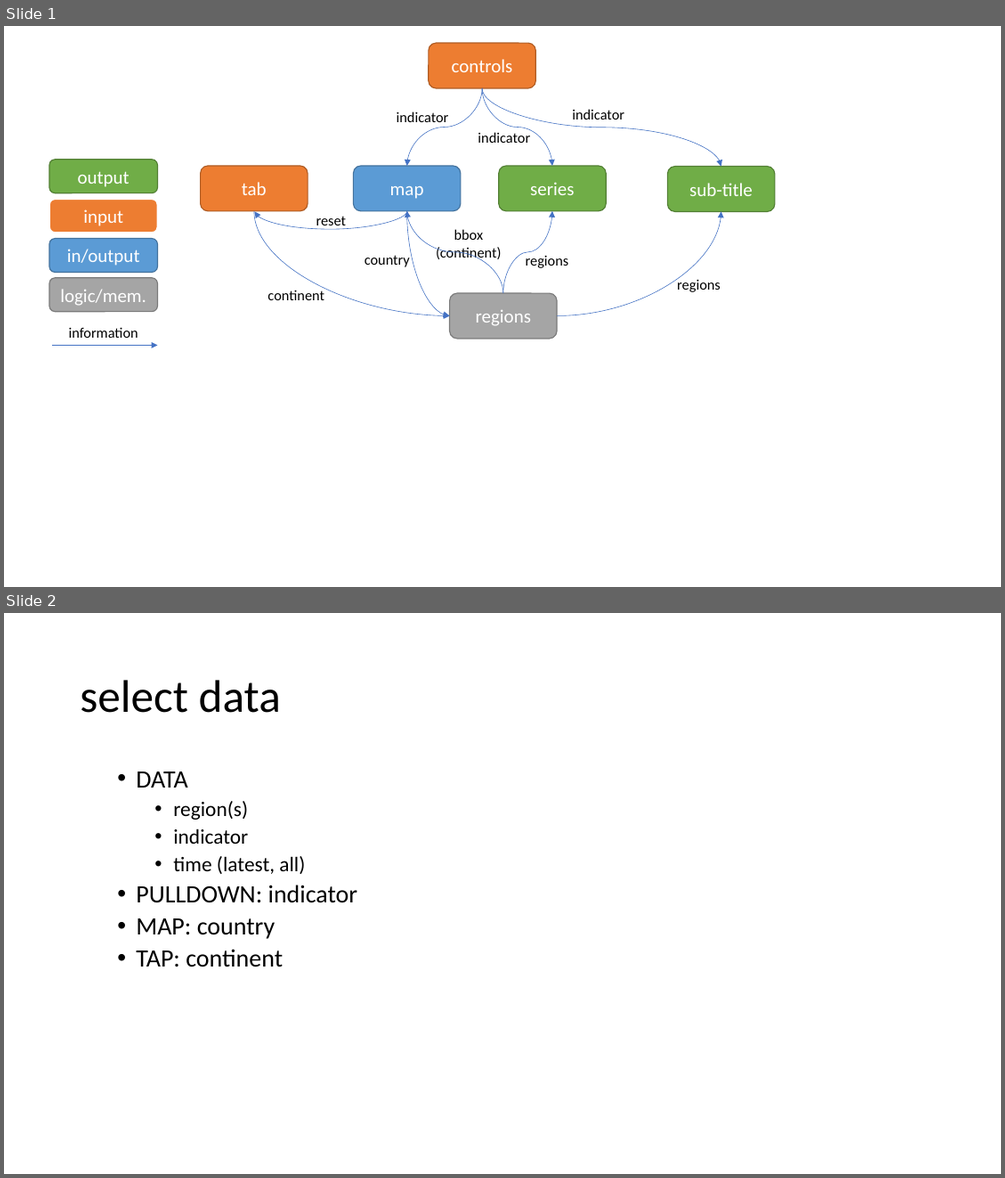
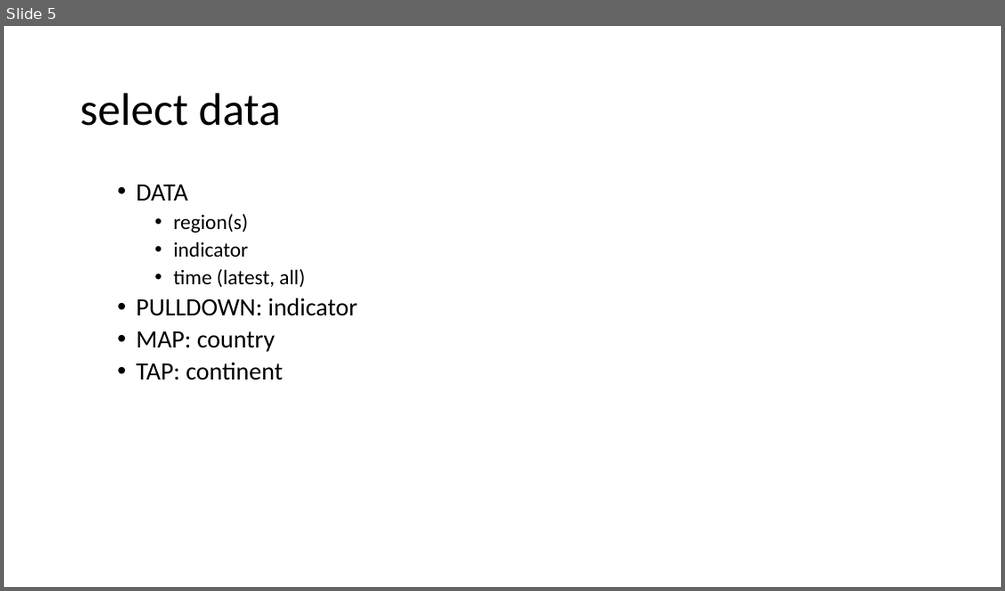
Before and after one commit to ditori1976/covid_app, a slide deck: notebooks/interactions.pptx. Shown one above the other, each under a label of ours: slides 1 and 2 before the commit, slide 5 after it. The pictures are 1005x1178 and 1005x591 pixels, drawn with LibreOffice and Linux fonts; fonts in the diff are those of the drawing. Boxes give left, top, right and bottom in pixels: in the first picture for what was removed or moved away, otherwise in the second. Text is boxed around its words. In the diff, an @@ line names an element or a change of style, - is before the commit and + after.

```diff
--- a/notebooks/interactions.pptx
+++ b/notebooks/interactions.pptx
@@ slide 1 removed at (4,26,1001,587), background #FFFFFF @@
@@ rounded rectangle removed at (429,43,535,89) @@
-controls
@@ curved arrow removed from (482, 88) to (407, 166) @@
@@ curved arrow removed from (482, 88) to (552, 166) @@
@@ curved arrow removed from (482, 88) to (721, 167) @@
@@ text removed at (396,111,449,127) @@
-indicator
@@ text removed at (477,132,530,143) @@
-indicator
@@ text removed at (572,109,624,119) @@
-indicator
@@ rounded rectangle removed at (49,160,158,192) @@
-output
@@ rounded rectangle removed at (201,166,307,211) @@
-tab
@@ rounded rectangle removed at (353,166,461,211) @@
-map
@@ rounded rectangle removed at (499,166,606,211) @@
-series
@@ rounded rectangle removed at (667,167,774,212) @@
-sub-title
@@ rounded rectangle removed at (49,199,158,232) @@
-input
@@ curved arrow removed from (408, 211) to (254, 211) @@
@@ curved arrow removed from (254, 211) to (450, 316) @@
@@ curved arrow removed from (407, 211) to (450, 316) @@
@@ curved arrow removed from (503, 293) to (407, 211) @@
@@ curved arrow removed from (503, 293) to (552, 211) @@
@@ curved arrow removed from (557, 316) to (721, 211) @@
@@ rounded rectangle removed at (49,239,158,272) @@
-in/output
@@ text removed at (316,216,347,230) @@
-reset
@@ text removed at (436,229,501,262) @@
-bbox
-(continent)
@@ text removed at (364,255,410,267) @@
-country
@@ text removed at (526,255,569,268) @@
-regions
@@ rounded rectangle removed at (49,278,158,312) @@
-logic/mem.
@@ text removed at (267,289,324,300) @@
-continent
@@ text removed at (677,278,720,292) @@
-regions
@@ rounded rectangle removed at (450,293,557,338) @@
-regions
@@ arrow removed from (52, 346) to (157, 346) @@
@@ text removed at (69,327,138,338) @@
-information
@@ what was slide 2 is now slide 5 @@
```
Also in this commit, not shown: 1 slide changed, 7 other files.
